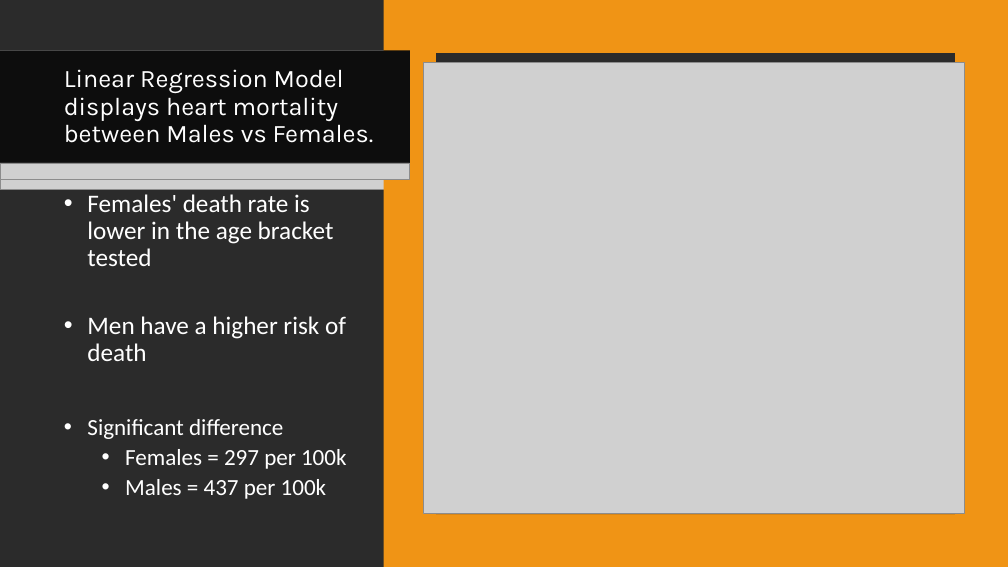
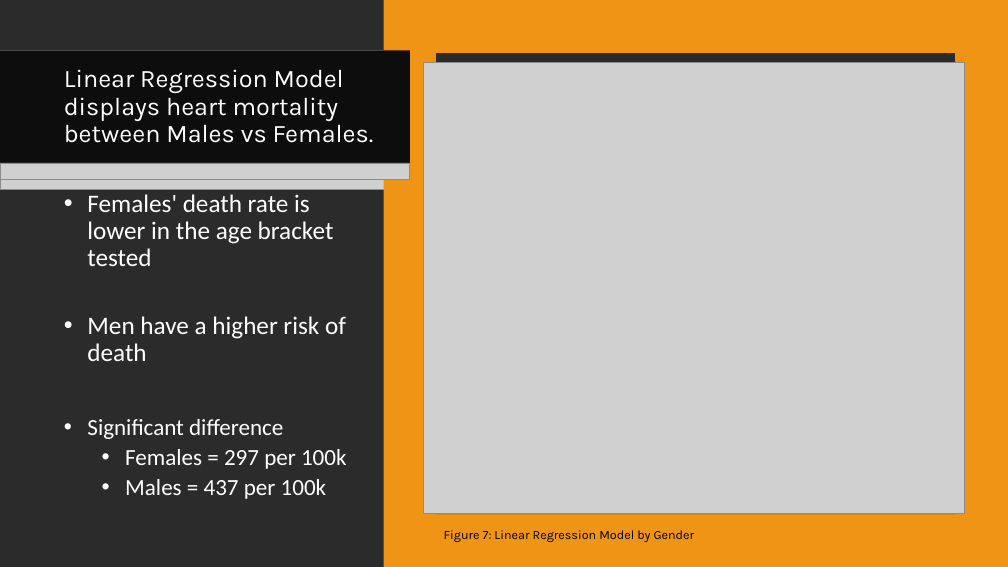
Before and after one commit to Aaron-m-ram/end-to-end-statistical-analysis, a slide deck: slide 11 of Final PP V1.pptx. Drawn at 1008x567 pixels with LibreOffice and Linux fonts; fonts in the diff are those of the drawing; grey boxes stand for pictures; background and template pictures are left out; a plain dark background stands for a picture behind light text. Boxes give left, top, right and bottom in pixels: in the first picture for what was removed or moved away, otherwise in the second. Text is boxed around its words. In the diff, an @@ line names an element or a change of style, - is before the commit and + after.

Commit message:
Update PPT
This is the final version, I hope. I added Figure titles, Changed citation to References, added references, and in-cite citation. I also change the photo on the 2nd slide.

```diff
--- a/Final PP V1.pptx
+++ b/Final PP V1.pptx
@@ text added at (444,530,695,542), 12 pt, text #000000 @@
+Figure 7: Linear Regression Model by Gender
```
Also in this commit, not shown: 11 other slides changed, 1 slide added.
